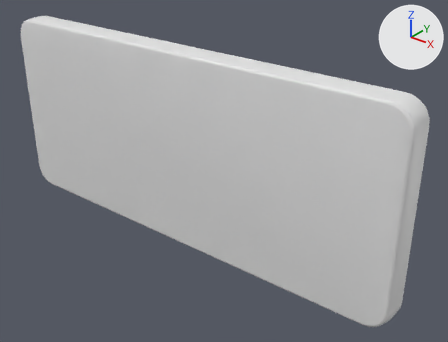
An edit to the FBX model Models/FBX/FBX_bedPanel.fbx, drawn before and after from the same camera.
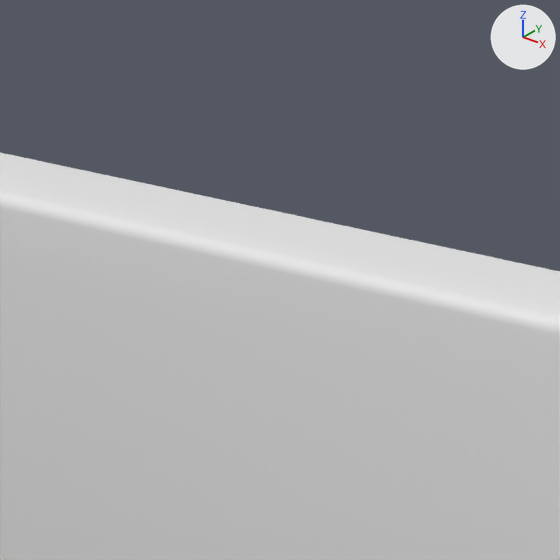
There are two pictures of each version: one whole from a camera (50 mm lens) standing at (1.815, -2.018, 1.663) and looking at (0.17, 0.038, 0.387), one close up on the part from 29% to 57% of the width and 0% to 36% of the height. The lights are fixed; the arrows at upper right show +X, +Y and +Z. Where no turn or scale is listed for an object, it has been applied to the vertices.

The scene before the commit, as lines of its bpy script (objects in view):
```python
me_cube_006 = bpy.data.meshes.new('Cube.006')
me_cube_006.from_pydata(...)  # 420 vertices, 393 faces; spans x -1.11..1.11, y -0.12..0.0, z 0.0..0.96
me_cube_006.materials.append(mat_metal_002)  # white #e7e7e7
ob_bed = bpy.data.objects.new('Bed', me_cube_006)
ob_bed.location = (0.0, 0.0, 0.0)
```
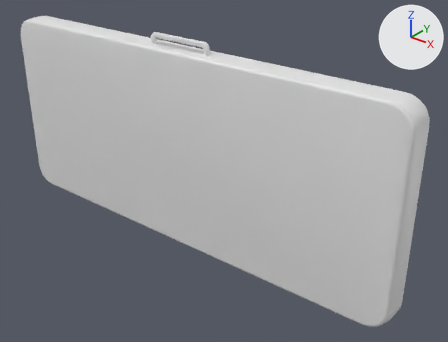
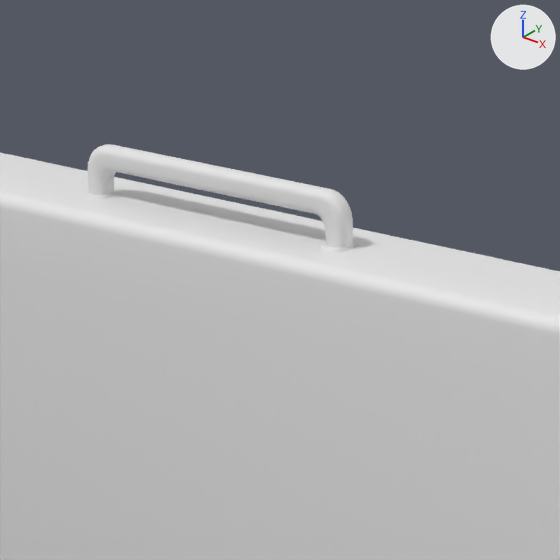
Diff of the bpy script that builds the scene:
```diff
--- a/Models/FBX/FBX_bedPanel.fbx.py
+++ b/Models/FBX/FBX_bedPanel.fbx.py
@@ me_cube_002 @@
+me_cube_002.from_pydata(...)  # 588 vertices, 560 faces; spans x -0.17..0.17, y 0.041..0.071, z 0.015..0.068
+me_cube_002.materials.append(mat_metal_002)  # white #e7e7e7
@@ ob_cube @@
+ob_cube = bpy.data.objects.new('Cube', me_cube_002)
+ob_cube.location = (0.0, -0.117, 0.947)
```

Where the change shows, as pixel boxes (x1, y1, x2, y2) in the close-ups (560 x 560 px):
'Cube', added: after (84, 144, 357, 252)
